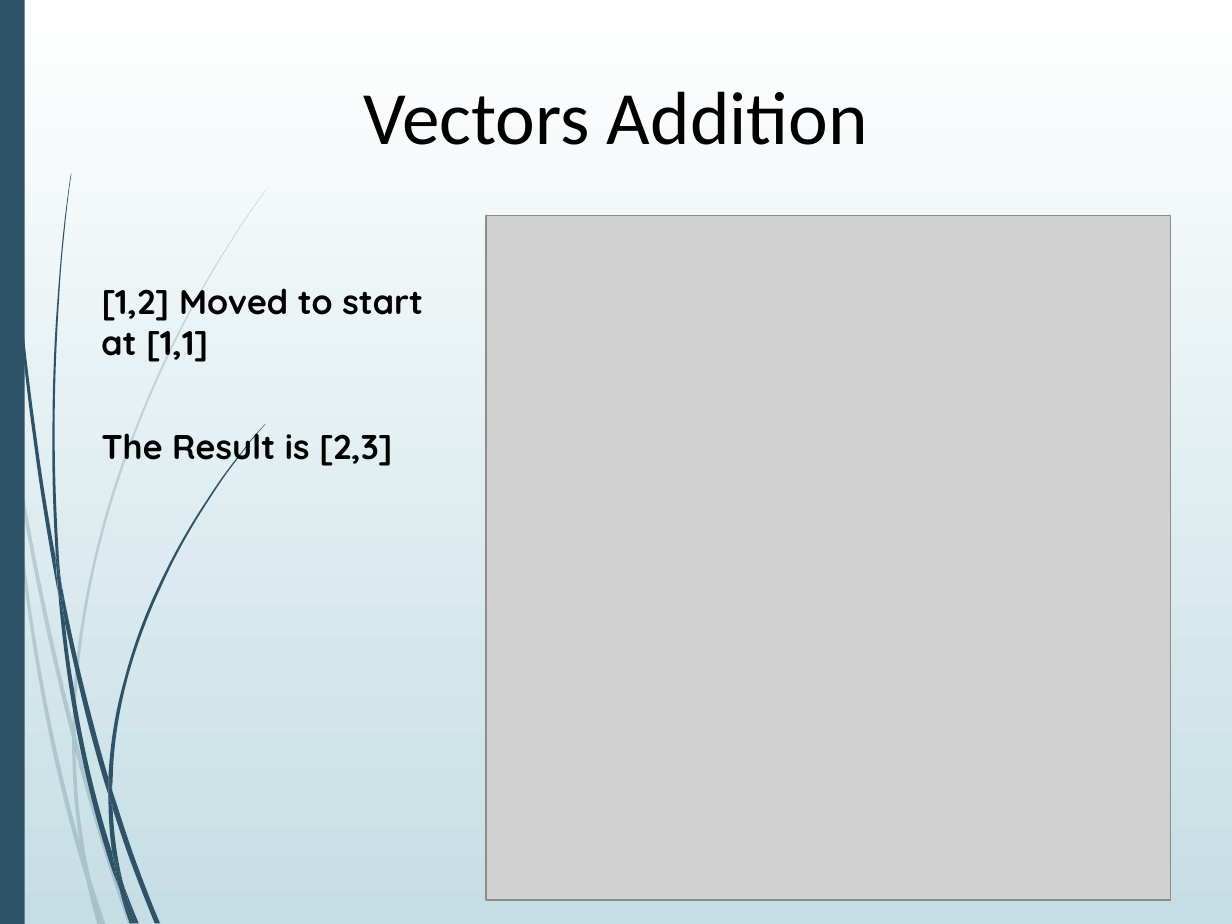
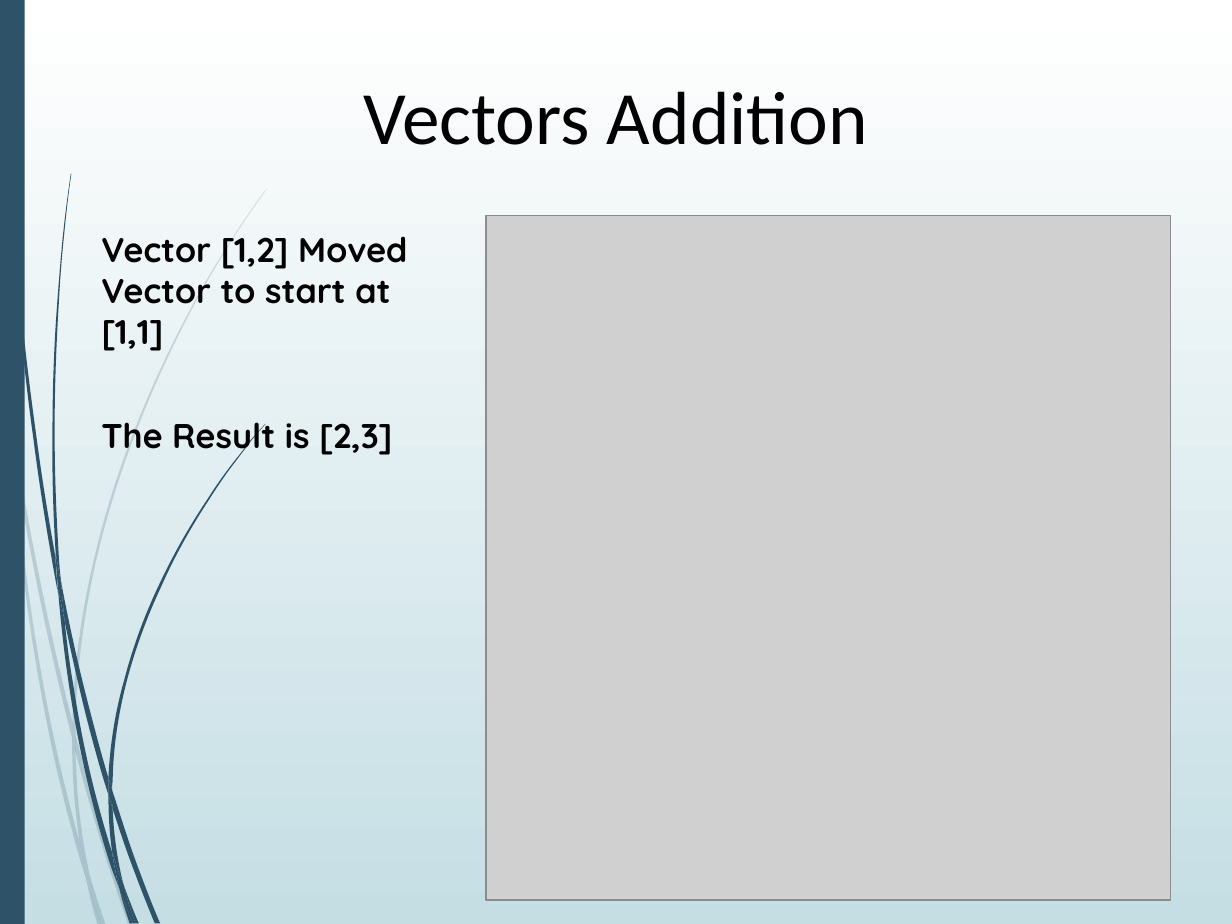
Before and after one commit to AGGP-NHTI/AGGP101c, a slide deck: slide 8 of LAB04/LAB04-Vectors.pptx. Drawn at 1232x924 pixels with LibreOffice and Linux fonts; fonts in the diff are those of the drawing; grey boxes stand for pictures. Boxes give left, top, right and bottom in pixels: in the first picture for what was removed or moved away, otherwise in the second. Text is boxed around its words. In the diff, an @@ line names an element or a change of style, - is before the commit and + after.

```diff
--- a/LAB04/LAB04-Vectors.pptx
+++ b/LAB04/LAB04-Vectors.pptx
@@ text at (x1=101, y1=236, x2=407, y2=351): text changed @@
-[1,2] Moved to start at [1,1]
+Vector [1,2] Moved Vector to start at [1,1]
```
Also in this commit, not shown: 3 other slides changed, 6 other files.
